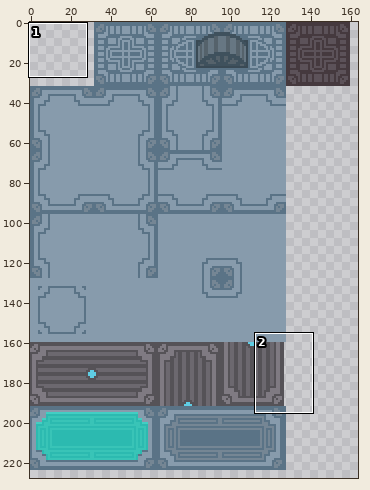
File history of a sprite sheet, docs/assets/Test-Tiles.png. Above: a wide view before the commit, with the close-up outlined.
Close-up. Before the edit:
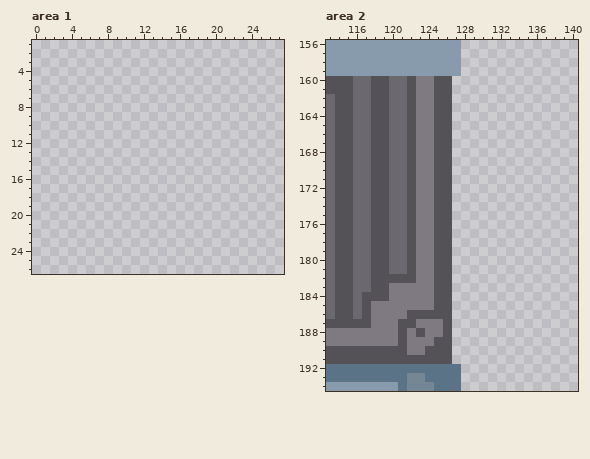
The file is 1024x1024 pixels. Shown: area 1: x 0..27, y 1..26; area 2: x 113..140, y 156..194. The wide view leaves out empty margins.
Now the later version:
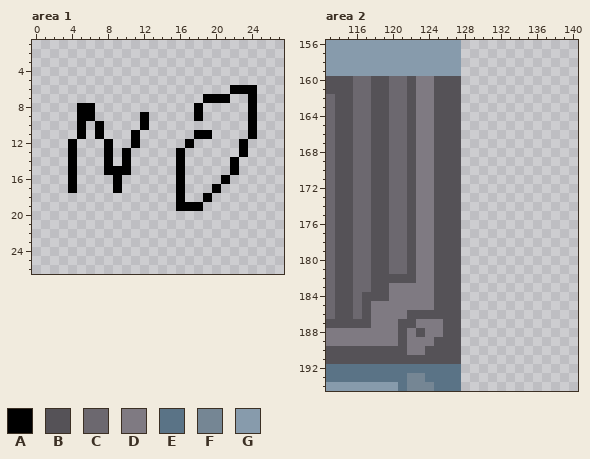
Palette (. is transparent): A #000000  B #555257  C #6c686f  D #7f7a82  E #5a7386  F #758694  G #879bac
From old to new:
Area 1:
y 6: x 22..24 ... -> AAA
y 7: x 19..21 ... -> AAA; x 24 . -> A
y 8: x 5..6 .. -> AA; x 18 . -> A; x 24 . -> A
y 9: x 5..6 .. -> AA; x 12 . -> A; x 18 . -> A; x 24 . -> A
y 10: x 5 . -> A; x 7 . -> A; x 12 . -> A; x 24 . -> A
y 11: x 5 . -> A; x 7 . -> A; x 11 . -> A; x 18..19 .. -> AA; x 24 . -> A
y 12: x 4 . -> A; x 8 . -> A; x 11 . -> A; x 17 . -> A; x 23 . -> A
y 13: x 4 . -> A; x 8 . -> A; x 10 . -> A; x 16 . -> A; x 23 . -> A
y 14: x 4 . -> A; x 8 . -> A; x 10 . -> A; x 16 . -> A; x 22 . -> A
y 15: x 4 . -> A; x 8..10 ... -> AAA; x 16 . -> A; x 22 . -> A
y 16: x 4 . -> A; x 9 . -> A; x 16 . -> A; x 21 . -> A
y 17: x 4 . -> A; x 9 . -> A; x 16 . -> A; x 20 . -> A
y 18: x 16 . -> A; x 19 . -> A
y 19: x 16..18 ... -> AAA
Area 2:
y 160..191: x 127 . -> B
